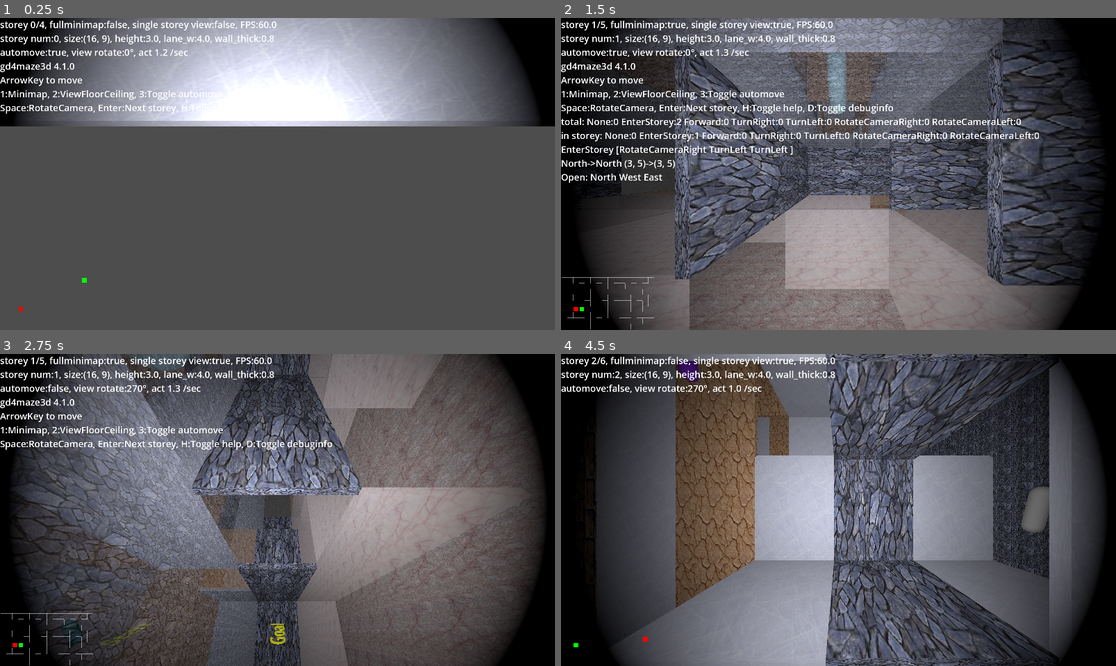
Above: before the commit, frames 1-4 (two rows, left to right).
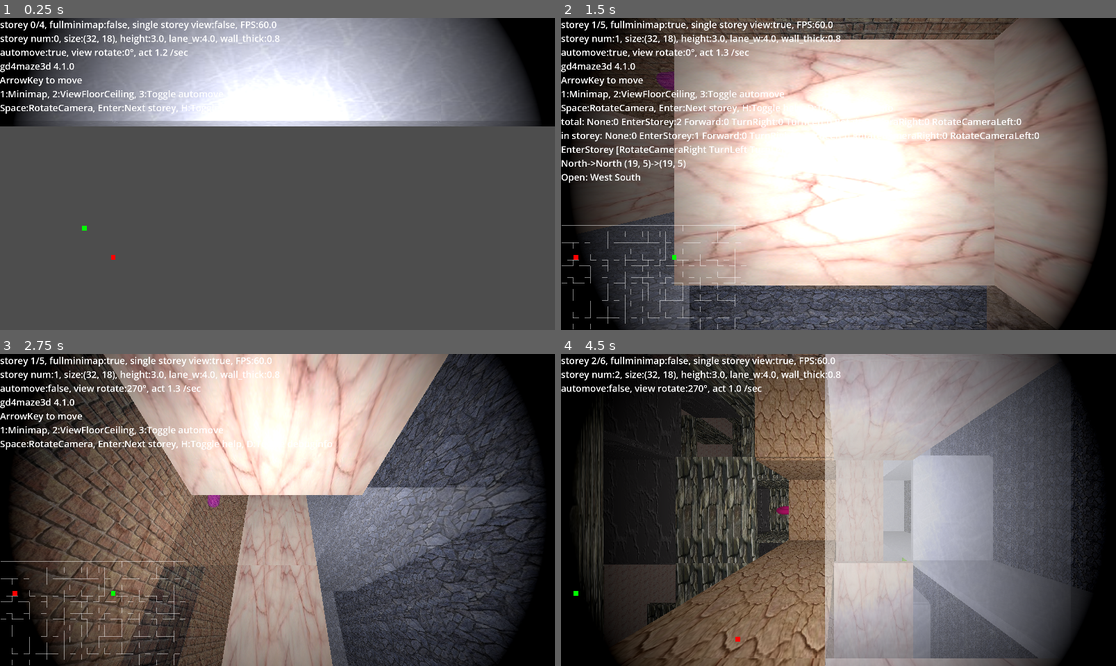
Above: after the commit, the same moments.

Repository: kasworld/gd4maze3d
Game: Godot game, scene res://main.tscn
Two runs of this game, one before a commit and one after it. Both use one fixed random seed, a clock stepped at 60 frames per second and the inputs below.
Inputs (mouse positions are in pixels of both pictures, inside the frame that each line leads up to):
- Up to frame 1 (0.25 s): no input
- Up to frame 2 (1.5 s): tap Enter at 0.5 s; move the mouse to (960, 158) at 0.52 s; hold D 0.53-1.28 s; tap 1 at 0.6 s; click (960, 158) at 0.67 s; tap Space at 0.77 s; move the mouse to (727, 189) at 1.27 s; hold Down from 1.28 s (still down); tap 2 at 1.35 s
- Up to frame 3 (2.75 s): tap Space at 1.52 s; move the mouse to (333, 441) at 2.02 s; release Down at 2.03 s; hold D from 2.03 s (still down); tap 3 at 2.1 s
- Up to frame 4 (4.5 s): move the mouse to (810, 572) at 2.77 s; release D at 2.78 s; hold Up 2.78-3.53 s; tap H at 2.85 s; click (810, 572) at 2.92 s; tap Space at 3.02, 3.77 s; move the mouse to (1005, 556) at 3.52 s; hold Left from 3.53 s (still down); tap Enter at 3.6 s; move the mouse to (672, 463) at 4.27 s; tap 1 at 4.35 s

The runs differ from the first frame. In frame 1, 0.8% of the frame differs, in the area x 0-51%, y 5-94%; in frame 2, 79%, in the area x 0-99%, y 0-100%; in frame 3, 75%; in frame 4, 77%.

Commit message:
thread not work

Diff:
--- a/main.gd
+++ b/main.gd
@@ -5,7 +5,7 @@
 const PlayerCount = 10
 const VisibleStoreyUp :int = 3
 const VisibleStoreyDown :int = 3
-var maze_size = Vector2i(16*1,9*1)
+var maze_size = Vector2i(16*2,9*2)
 var storey_h :float = 3.0
 var lane_w :float = 4.0
 var wall_thick :float = lane_w *0.05
@@ -105,8 +105,21 @@
 			pl.init(lane_w, true, true)
 		else :
 			pl.init(lane_w, false, true)
+
+	#var thread_list = []
+	#for i in VisibleStoreyUp:
+		#var th = Thread.new()
+		#thread_list.append(th)
+		#th.start(new_storey.bind(i,maze_size,storey_h,lane_w,wall_thick))
+	#storey_list.resize(VisibleStoreyUp)
+	#for th in thread_list:
+		#var st = th.wait_to_finish()
+		#storey_list[st.storey_num]=st
+	#thread_list.resize(0)
+
 	for i in VisibleStoreyUp:
 		add_new_storey(i,maze_size,storey_h,lane_w,wall_thick)
+#
 	get_viewport().size_changed.connect(vpsize_changed)
 	enter_new_storey()
 
